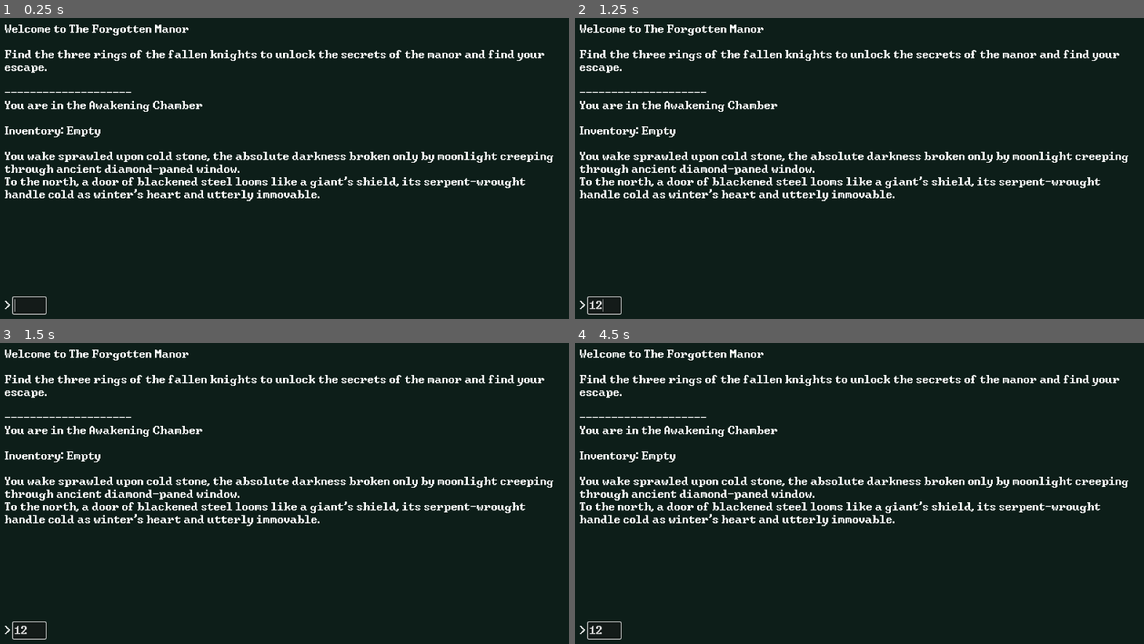
Above: before the commit, frames 1-4 (two rows, left to right).
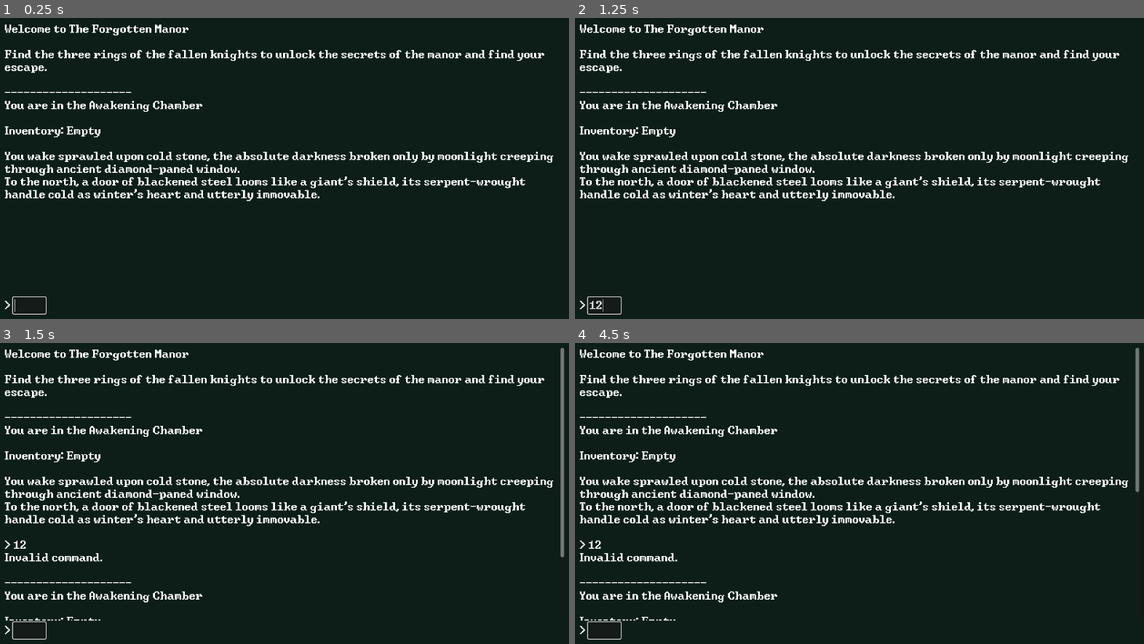
Above: after the commit, the same moments.

Repository: nzach123/the-forgotten-manor
Game: Godot game, scene res://scenes/main.tscn
Same seed, same stepped clock (60 frames per second), same inputs: the game is played once before the commit and once after it.
Inputs (mouse positions are in pixels of both pictures, inside the frame that each line leads up to):
- Up to frame 1 (0.25 s): no input
- Up to frame 2 (1.25 s): click (603, 306) at 0.52 s; type "12" at 0.6 s
- Up to frame 3 (1.5 s): tap Enter at 1.25 s
- Up to frame 4 (4.5 s): tap Space at 2, 3.5 s; tap Enter at 2.75, 4.25 s

Frames 1-2 are identical in both runs. In frame 3, 1.5% of the frame differs, in the area x 0-100%, y 1-97%; in frame 4, 1.3%.

Commit message:
Implement basic text adventure command processing
Added command parsing and handling for 'go', 'get', and 'look' actions. The main script now processes player input, updates room and inventory state, and displays feedback. The input field is cleared after each command.

Diff:
--- a/scripts/main.gd
+++ b/scripts/main.gd
@@ -23,11 +23,51 @@
 	line_edit.grab_focus() # So the player can start typing immediately.
 	line_edit.text_submitted.connect(_on_line_edit_text_submitted)
 
-func _process(delta: float) -> void:
-	pass
+func process_command(command: String) -> void:
+	var parts = command.strip_edges().to_lower().split(" ")
+	var action = parts[0]
+	var target = ""
+	if parts.size() > 1:
+		target = parts[1]
 
+	match action:
+		"go":
+			do_go(target)
+		"get":
+			do_get(target)
+		"look":
+			display_room_info()
+		_:
+			add_text("Invalid command.")
 
+	# After processing the command, display the new room info
+	display_room_info()
 
+func do_go(direction: String) -> void:
+	var current_room_name: String = player.location
+	var current_room: Dictionary = rooms[current_room_name]
+
+	var capitalized_direction = direction.capitalize()
+	if current_room.has(capitalized_direction):
+		var next_room_name = current_room[capitalized_direction]
+		player.location = next_room_name
+	else:
+		add_text("You can't go that way.")
+
+func do_get(item_name: String) -> void:
+	var current_room_name: String = player.location
+	var current_room: Dictionary = rooms[current_room_name]
+
+	if current_room.has("Item") and item_name.to_lower() == current_room.Item.to_lower():
+		var item_to_get = current_room.Item
+		if not player.inventory.has(item_to_get):
+			player.inventory.append(item_to_get)
+			current_room.erase("Item") # Remove the item from the room
+			add_text("You picked up the %s." % item_to_get)
+		else:
+			add_text("You already have the %s." % item_to_get)
+	else:
+		add_text("You can't get '%s'." % item_name)
 
 func add_text(text: String) -> void:
 	game_text.append_text(text + "\n")
@@ -65,5 +105,8 @@
 	items_file.close()
 
 
-func _on_line_edit_text_submitted(new_text: String) -> void:
-	pass # Replace with function body.
+
+func _on_line_edit_text_submitted(input_text: String) -> void:
+	add_text("> " + input_text)
+	process_command(input_text)
+	line_edit.clear() # Clear the input field for the next command.
